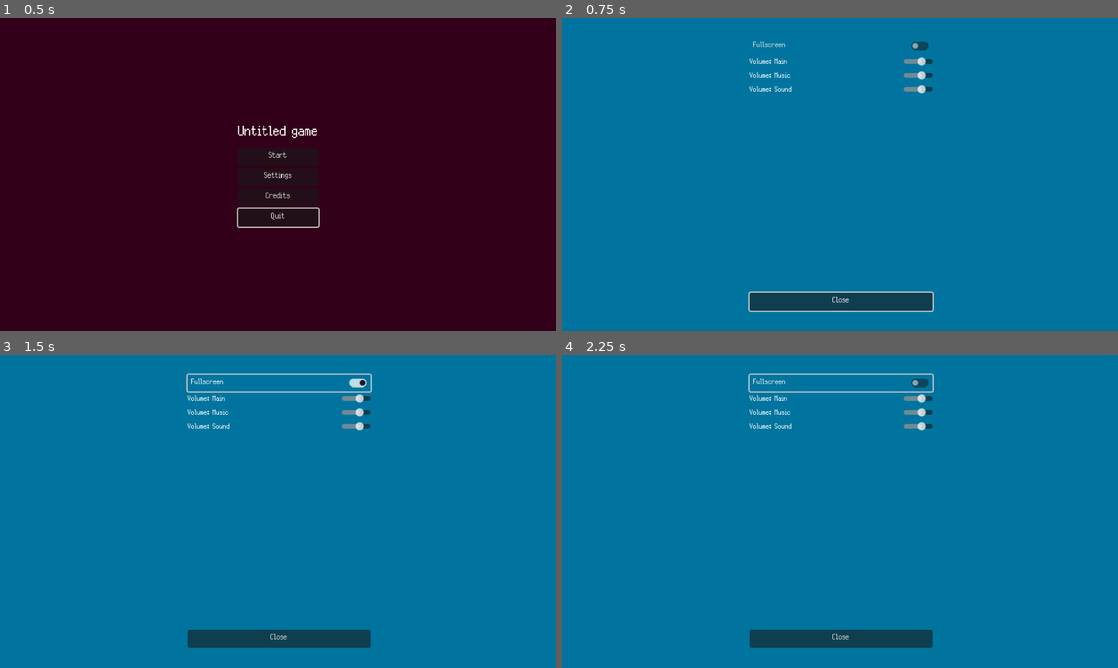
Above: before the commit, frames 1-4 (two rows, left to right).
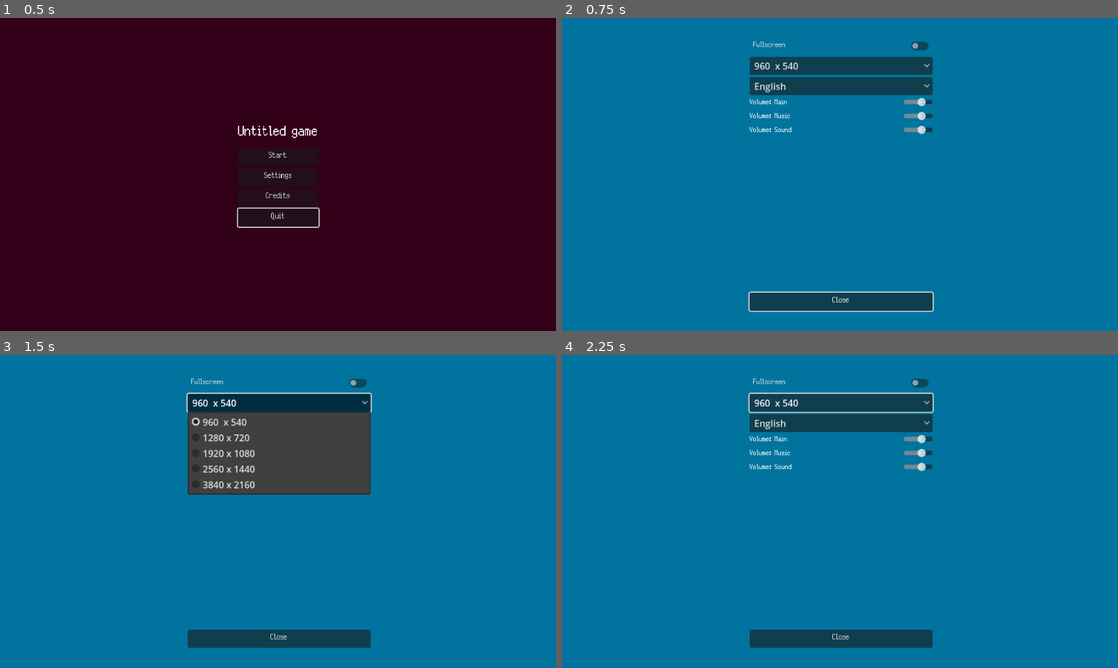
Above: after the commit, the same moments.

Repository: colinbellino/ludum-dare-53
Game: Godot game, scene res://game/main_menu/TitleUI.tscn
Same seed, same stepped clock (60 frames per second), same inputs: the game is played once before the commit and once after it.
Inputs:
- Up to frame 1 (0.5 s): no input
- Up to frame 2 (0.75 s): click "Settings" at 0.5 s
- Up to frame 3 (1.5 s): click "Fullscreen" (after the commit: "960 x 540") at 1.25 s
- Up to frame 4 (2.25 s): click "Fullscreen" (after the commit: "English") at 2 s

Frame 1 is identical in both runs. In frame 2, 4.3% of the frame differs, in the area x 33-67%, y 12-38%; in frame 3, 11%, in the area x 33-67%, y 5-45%; in frame 4, 4.9%.

Commit message:
Add settings UI again, it's not clean but it works for now (audio still WIP)

Diff:
--- /dev/null
+++ b/assets/locale/text.csv
@@ -0,0 +1,17 @@
+keys,en,fr,da
+test,This is a test,C'est un test,TODO
+Settings,Settings,Réglages,TODO
+Fullscreen,Fullscreen,Plein écran,TODO
+Resolution,Resolution,Résolution,TODO
+Volume: Main,Volume: Main,Volume: Principal,TODO
+Volume: Music,Volume: Music,Volume: Musique,TODO
+Volume: Sound,Volume: Sound,Volume: Son,TODO
+Close,Close,Fermer,TODO
+Quit,Quit,Quitter,TODO
+Start,Start,Démarrer,TODO
+Continue,Continue,Continuer,TODO
+Language,Language,Langue,TODO
+locale_en,English,English,TODO
+locale_fr,Français,Français,TODO
+Quit game,Quit game,Quitter le jeu,TODO
+Credits,Credits,Crédits,TODO
--- a/game/main_menu/SettingsUI.gd
+++ b/game/main_menu/SettingsUI.gd
@@ -1,21 +1,131 @@
-extends CanvasLayer
+class_name SettingsUI extends CanvasLayer
+
+const RESOLUTIONS : Array = [
+	["960  x 540", Vector2(960, 540)],
+	["1280 x 720", Vector2(1280, 720)],
+	["1920 x 1080", Vector2(1920, 1080)],
+	["2560 x 1440", Vector2(2560, 1440)],
+	["3840 x 2160", Vector2(3840, 2160)],
+]
+
+var button_fullscreen: CheckButton
+var button_resolution: OptionButton
+var button_locale: OptionButton
+var button_close: Button
+# var button_quit: Button
+var slider_volume_main : Slider
+var slider_volume_music : Slider
+var slider_volume_sound : Slider
 
 signal closed
 
-func ui_mappings():
-	return {
-		%Fullscreen : "window_fullscreen",
-		%VolumeMain : "volume_main",
-		%VolumeMusic : "volume_music",
-		%VolumeSound : "volume_sound"
-	}
+func _ready() -> void:
+	button_fullscreen = get_node("%Fullscreen")
+	button_resolution = get_node("%Resolution")
+	button_locale = get_node("%Locale")
+	button_close = get_node("%Close")
+	# button_quit = get_node("%Quit")
+	slider_volume_main = get_node("%VolumeMain")
+	slider_volume_music = get_node("%VolumeMusic")
+	slider_volume_sound = get_node("%VolumeSound")
 
-func _ready() -> void:
-	%Fullscreen.visible = Settings.can_fullscreen()
-	Utils.sync_to_ui(ui_mappings(), Settings)
-	%Fullscreen.grab_focus()
+	button_fullscreen.connect("pressed", button_fullscreen_pressed)
+	button_fullscreen.connect("pressed", play_button_sound)
+	button_resolution.connect("item_selected", button_resolution_item_selected)
+	button_resolution.connect("item_selected", play_button_sound)
+	button_locale.connect("item_selected", button_locale_item_selected)
+	button_locale.connect("item_selected", play_button_sound)
+	button_close.connect("pressed", button_close_pressed)
+	button_close.connect("pressed", play_button_sound)
+	# button_quit.connect("pressed", button_quit_pressed)
+	# button_quit.connect("pressed", play_button_sound)
+	slider_volume_main.connect("value_changed", slider_volume_main_changed)
+	slider_volume_main.connect("value_changed", play_button_sound)
+	slider_volume_music.connect("value_changed", slider_volume_music_changed)
+	slider_volume_music.connect("value_changed", play_button_sound)
+	slider_volume_sound.connect("value_changed", slider_volume_sound_changed)
+	slider_volume_sound.connect("value_changed", play_button_sound)
 
-func close():
-	Utils.sync_from_ui(ui_mappings(), Settings)
+	if Settings.can_fullscreen():
+		button_fullscreen.grab_focus()
+		button_fullscreen.visible = true
+		button_fullscreen.button_pressed = Settings.resource.window_fullscreen
+	else:
+		button_fullscreen.visible = false
+		button_resolution.grab_focus()
+
+	button_resolution.visible = false
+	if Settings.can_change_resolution():
+		button_resolution.visible = true
+		button_resolution.clear()
+		for index in range(RESOLUTIONS.size()):
+			var item = RESOLUTIONS[index]
+			button_resolution.add_item(item[0])
+			if Settings.resource.resolution == item[1]:
+				button_resolution.selected = index
+
+	slider_volume_main.value = Settings.resource.volume_main
+	slider_volume_music.value = Settings.resource.volume_music
+	slider_volume_sound.value = Settings.resource.volume_sound
+
+	var locales := TranslationServer.get_loaded_locales()
+	button_locale.clear()
+	for locale in locales:
+		button_locale.add_item("locale_" + locale)
+	button_locale.selected = locales.find(Settings.resource.locale)
+
+	# button_quit.visible = false
+	# if show_quit_button:
+	# 	button_quit.visible = true
+
+	# FIXME:
+	# Utils.sync_to_ui(ui_mappings(), Settings)
+
+func close() -> void:
+	closed.emit()
 	Settings.save_all()
 	queue_free()
+
+func button_fullscreen_pressed() -> void:
+	Settings.resource.window_fullscreen = !Settings.resource.window_fullscreen
+	Utils.set_fullscreen(Settings.resource.window_fullscreen)
+
+func button_resolution_item_selected(resolution_index: int) -> void:
+	Settings.resource.resolution = RESOLUTIONS[resolution_index][1]
+	Utils.set_resolution(Settings.resource.resolution)
+
+func button_locale_item_selected(locale_index: int) -> void:
+	var locales := TranslationServer.get_loaded_locales()
+	Settings.resource.locale = locales[locale_index]
+	TranslationServer.set_locale(Settings.resource.locale)
+
+func button_close_pressed() -> void:
+	Utils.write_settings(Settings.resource)
+	close()
+
+func button_quit_pressed() -> void:
+	Utils.write_settings(Settings.resource)
+	# FIXME:
+	# Game.quit_game()
+
+func slider_volume_main_changed(value: float) -> void:
+	Settings.resource.volume_main = value
+	# FIXME:
+	# Utils.set_linear_db(Globals.bus_main, Settings.resource.volume_main)
+	# print("bus_main: ", [Globals.get_linear_db(Globals.bus_main), AudioServer.get_bus_volume_db(Globals.bus_main)])
+
+func slider_volume_music_changed(value: float) -> void:
+	Settings.resource.volume_music = value
+	# FIXME:
+	# Utils.set_linear_db(Globals.bus_music, Settings.resource.volume_music)
+	# print("bus_music: ", [Globals.get_linear_db(Globals.bus_music), AudioServer.get_bus_volume_db(Globals.bus_music)])
+
+func slider_volume_sound_changed(value: float) -> void:
+	Settings.resource.volume_sound = value
+	# FIXME:
+	# Utils.set_linear_db(Globals.bus_sound, Settings.resource.volume_sound)
+	# print("bus_sound: ", [Globals.get_linear_db(Globals.bus_sound), AudioServer.get_bus_volume_db(Globals.bus_sound)])
+
+func play_button_sound(_whatever = null) -> void:
+	# Audio.play_sound_random([Globals.SFX.BUTTON_CLICK_2])
+	pass
--- a/game/main_menu/SettingsUI.tscn
+++ b/game/main_menu/SettingsUI.tscn
@@ -43,6 +43,14 @@
 layout_mode = 2
 theme = ExtResource("2")
 text = "Fullscreen"
+
+[node name="Resolution" type="OptionButton" parent="Menu"]
+unique_name_in_owner = true
+layout_mode = 2
+
+[node name="Locale" type="OptionButton" parent="Menu"]
+unique_name_in_owner = true
+layout_mode = 2
 
 [node name="Control" type="Control" parent="Menu"]
 custom_minimum_size = Vector2(0, 20)
--- a/game/main_menu/TitleUI.gd
+++ b/game/main_menu/TitleUI.gd
@@ -2,6 +2,10 @@
 
 func _ready():
 	%Start.grab_focus()
+
+func _process(_delta: float):
+	if Input.is_action_just_released("ui_cancel"):
+		quit()
 
 func start_game():
 	Overlay.transition("res://game/level/Level.tscn")
--- a/project.godot
+++ b/project.godot
@@ -22,6 +22,7 @@
 
 [autoload]
 
+AudioPlayer="*res://scripts/autoload/Audio.tscn"
 Settings="*res://scripts/autoload/Settings.gd"
 PlayerProfile="*res://scripts/autoload/PlayerProfile.gd"
 Overlay="*res://scripts/autoload/Overlay.tscn"
@@ -192,6 +193,10 @@
 ]
 }
 
+[internationalization]
+
+locale/translations=PackedStringArray("res://assets/locale/text.en.translation", "res://assets/locale/text.fr.translation")
+
 [rendering]
 
 textures/canvas_textures/default_texture_filter=0
--- /dev/null
+++ b/scripts/autoload/Audio.gd
@@ -0,0 +1,52 @@
+extends Node
+
+var bus_main : int
+var bus_music : int
+var bus_sound : int
+var audio_player_sound : AudioStreamPlayer2D
+var audio_player_music : AudioStreamPlayer2D
+
+func _ready():
+	bus_main = AudioServer.get_bus_index("Master")
+	assert(bus_main != null, "bus_main not initialized correctly.")
+	bus_music = AudioServer.get_bus_index("Music")
+	assert(bus_music != null, "bus_music not initialized correctly.")
+	bus_sound = AudioServer.get_bus_index("Sound")
+	assert(bus_sound != null, "bus_sound not initialized correctly.")
+	audio_player_music = get_node("%MusicPlayer")
+	assert(audio_player_music != null, "audio_player_music not initialized correctly.")
+	audio_player_sound = get_node("%SoundPlayer")
+	assert(audio_player_sound != null, "audio_player_sound not initialized correctly.")
+
+	# FIXME: still a work in progress
+
+func play_sound(stream: AudioStream, position: Vector2 = Vector2(120, 72), loop: bool = false, pitch_scale : float = 1.0) -> void:
+	stream.loop = loop
+
+	var player := spawn_audio_player()
+	player.position = position
+	player.pitch_scale = pitch_scale
+	player.stream = stream
+	player.play()
+
+func play_sound_random(streams: Array[AudioStream], position: Vector2 = Vector2(120, 72), loop: bool = false) -> void:
+	var index := randi() % streams.size()
+	var stream := streams[index]
+	play_sound(stream, position, loop)
+
+func play_music(stream: AudioStream, loop: bool = true) -> void:
+	stream.set_loop(loop)
+
+	audio_player_music.stream = stream
+	if audio_player_music.playing:
+		audio_player_music.stop()
+	audio_player_music.stream = stream
+	audio_player_music.pitch_scale = Engine.time_scale
+	audio_player_music.play()
+
+func stop_music() -> void:
+	audio_player_music.stop()
+
+func spawn_audio_player() -> AudioStreamPlayer:
+	# FIXME: i don't know how we can to do this with this workflow
+	return null
--- /dev/null
+++ b/scripts/autoload/Audio.tscn
@@ -0,0 +1,14 @@
+[gd_scene load_steps=2 format=3 uid="uid://crf3n3w3ocd4u"]
+
+[ext_resource type="Script" path="res://scripts/autoload/Audio.gd" id="1_bitw8"]
+
+[node name="Audio" type="Node"]
+script = ExtResource("1_bitw8")
+
+[node name="MusicPlayer" type="AudioStreamPlayer2D" parent="."]
+unique_name_in_owner = true
+bus = &"Music"
+
+[node name="SoundPlayer" type="AudioStreamPlayer2D" parent="."]
+unique_name_in_owner = true
+bus = &"Sound"
--- a/scripts/autoload/Settings.gd
+++ b/scripts/autoload/Settings.gd
@@ -1,21 +1,34 @@
 extends Node
 
-# TODO: Setters for these
-@export var window_fullscreen : bool
-@export var volume_main : float = 0.7
-@export var volume_music : float = 0.7
-@export var volume_sound : float = 0.7
+var resource : SettingsResource
 
-func can_fullscreen():
+func can_change_resolution() -> bool:
+	return OS.get_name() != "HTML5"
+
+func can_fullscreen() -> bool:
 	return OS.has_feature("pc")
 
 func _ready():
 	load_all()
 
+	if can_fullscreen():
+		Utils.set_fullscreen(resource.window_fullscreen)
+	Utils.set_resolution(resource.resolution)
+	Utils.set_linear_db(AudioPlayer.bus_main, resource.volume_main)
+	Utils.set_linear_db(AudioPlayer.bus_music, resource.volume_music)
+	Utils.set_linear_db(AudioPlayer.bus_sound, resource.volume_sound)
+	TranslationServer.set_locale(resource.locale)
+
 func save_all():
-	# TODO: Dump all properties with @export into a settings file.
+	Utils.write_settings(resource);
 	pass
 
 func load_all():
-	# TODO: Set all properties to the values found in the settings file.
-	pass
+	resource = Utils.read_settings()
+	print("- window_fullscreen: ", resource.window_fullscreen)
+	print("- resolution: ", resource.resolution)
+	print("- volume_main: ", resource.volume_main)
+	print("- volume_music: ", resource.volume_music)
+	print("- volume_sound: ", resource.volume_sound)
+	print("- locale: ", resource.locale)
+	print("- level: ", resource.level)
--- a/scripts/classes/Utils.gd
+++ b/scripts/classes/Utils.gd
@@ -1,4 +1,6 @@
 class_name Utils
+
+const settings_path : String = "user://settings.tres"
 
 static func load_file(filepath: String, default_value: String = "") -> String:
 	var file := FileAccess.open(filepath, FileAccess.READ)
@@ -29,3 +31,43 @@
 static func sync_to_ui(mapping:Dictionary, source:Object):
 	for node in mapping:
 		ui_set_value(node, source.get(mapping[node]))
+
+static func set_fullscreen(value: bool) -> void:
+	if value == true:
+		DisplayServer.window_set_mode(DisplayServer.WINDOW_MODE_FULLSCREEN)
+	else:
+		DisplayServer.window_set_mode(DisplayServer.WINDOW_MODE_WINDOWED)
+
+static func read_settings() -> SettingsResource:
+	var settings : SettingsResource
+	if ResourceLoader.exists(settings_path):
+		settings = ResourceLoader.load(settings_path) as SettingsResource
+		print("[Save] Settings read from file.")
+	else:
+		print("[Save] Settings couldn't be read from file, creating default.")
+		settings = SettingsResource.new()
+		var locales := TranslationServer.get_loaded_locales()
+		var locale := OS.get_locale()
+		var locale_0 := locale.split("_")[0]
+		if locales.find(locale_0) > -1 && locale_0 != settings.locale:
+			print("[Game] Detected locale %s" % [locale_0])
+			settings.locale = locale_0
+		write_settings(settings)
+	return settings
+
+static func write_settings(data: SettingsResource) -> void:
+	var result = ResourceSaver.save(data, settings_path)
+	if result == OK:
+		print("[Save] Settings written to file.")
+	else:
+		print("[Save] Settings couldn't be written to file: ", result)
+
+static func get_linear_db(bus_index: int) -> float:
+	return db_to_linear(AudioServer.get_bus_volume_db(bus_index))
+
+static func set_linear_db(bus_index: int, linear_db: float) -> void:
+	linear_db = clamp(linear_db, 0.0, 1.0)
+	AudioServer.set_bus_volume_db(bus_index, linear_to_db(linear_db))
+
+static func set_resolution(resolution: Vector2) -> void:
+	DisplayServer.window_set_size(resolution)
--- /dev/null
+++ b/scripts/resources/SettingsResource.gd
@@ -0,0 +1,9 @@
+class_name SettingsResource extends Resource
+
+@export var window_fullscreen : bool
+@export var resolution : Vector2 = Vector2(960, 540)
+@export var volume_main : float = 0.7
+@export var volume_music : float = 0.7
+@export var volume_sound : float = 0.7
+@export var locale : String = "en"
+@export var level : int
Not shown, added: assets/locale/text.csv.import
Not shown, added: assets/sprites/cart/32x32_gatlingGun.png.import
Not shown, added: assets/sprites/enemies/crow.png.import
Not shown, added: assets/sprites/objects/liverBox.png.import
